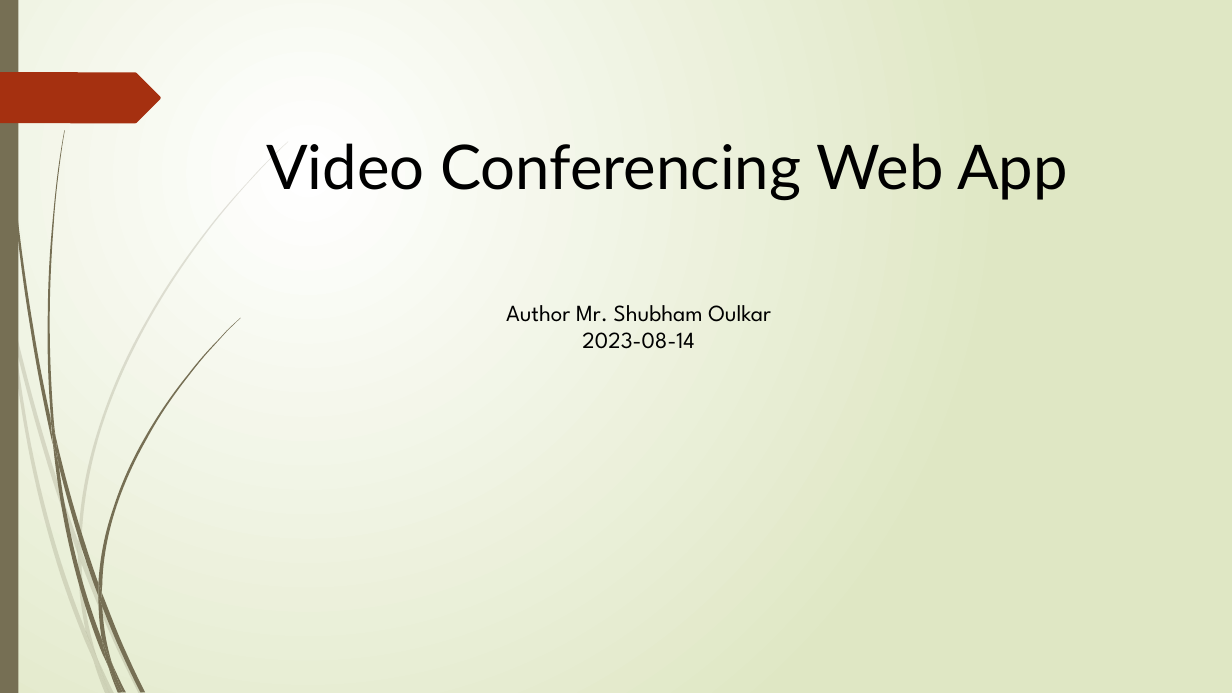
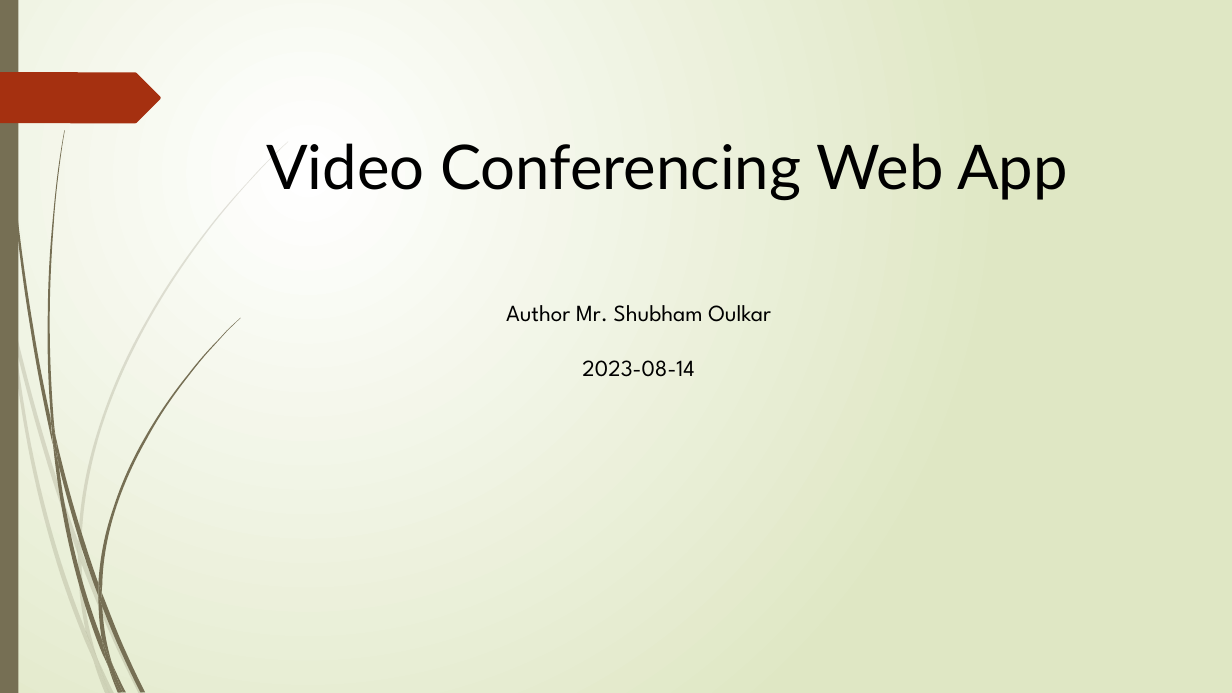
Before and after one commit to ShubhamOulkar/Video-Conferencing-Web-App, a slide deck: slide 1 of report_folder/detail_project_report.pptx. Drawn at 1232x693 pixels with LibreOffice and Linux fonts; fonts in the diff are those of the drawing. Boxes give left, top, right and bottom in pixels: in the first picture for what was removed or moved away, otherwise in the second. Text is boxed around its words. In the diff, an @@ line names an element or a change of style, - is before the commit and + after.

```diff
--- a/report_folder/detail_project_report.pptx
+++ b/report_folder/detail_project_report.pptx
@@ text "Author Mr. Shubham Oulkar" rewrapped from [506,305,771,349] to [506,305,771,377] @@
```
Also in this commit, not shown: 3 other slides changed, 9 slides added, 4 slides removed, 30 other files.
